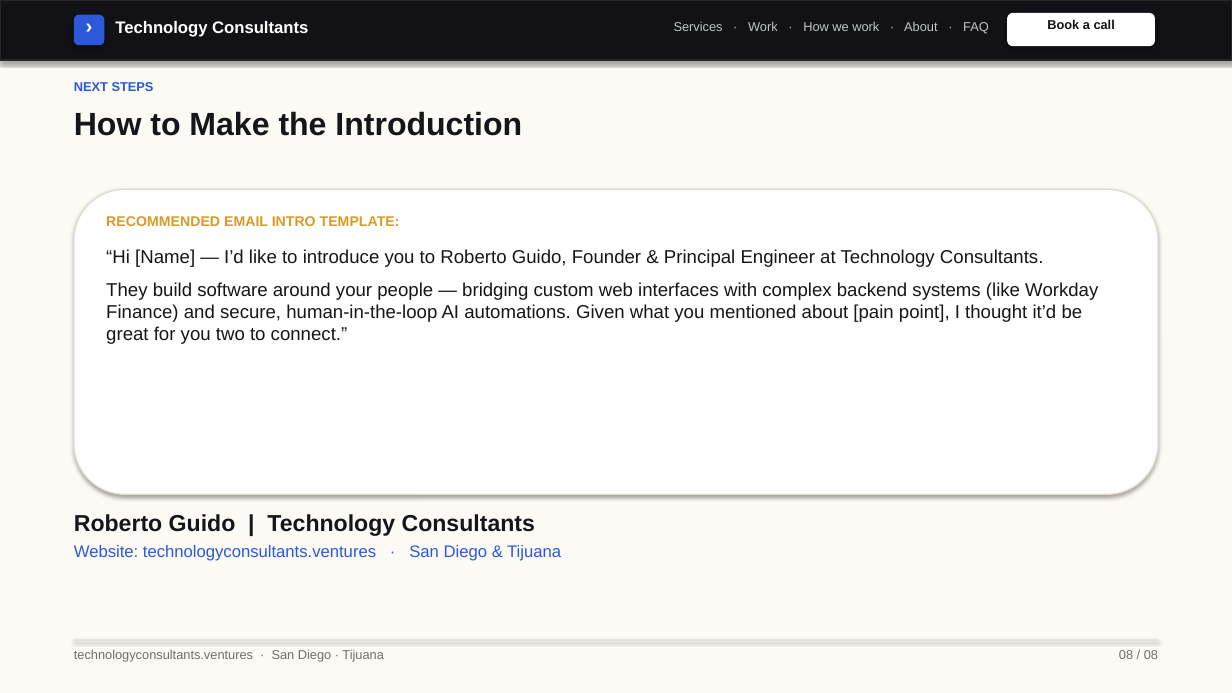
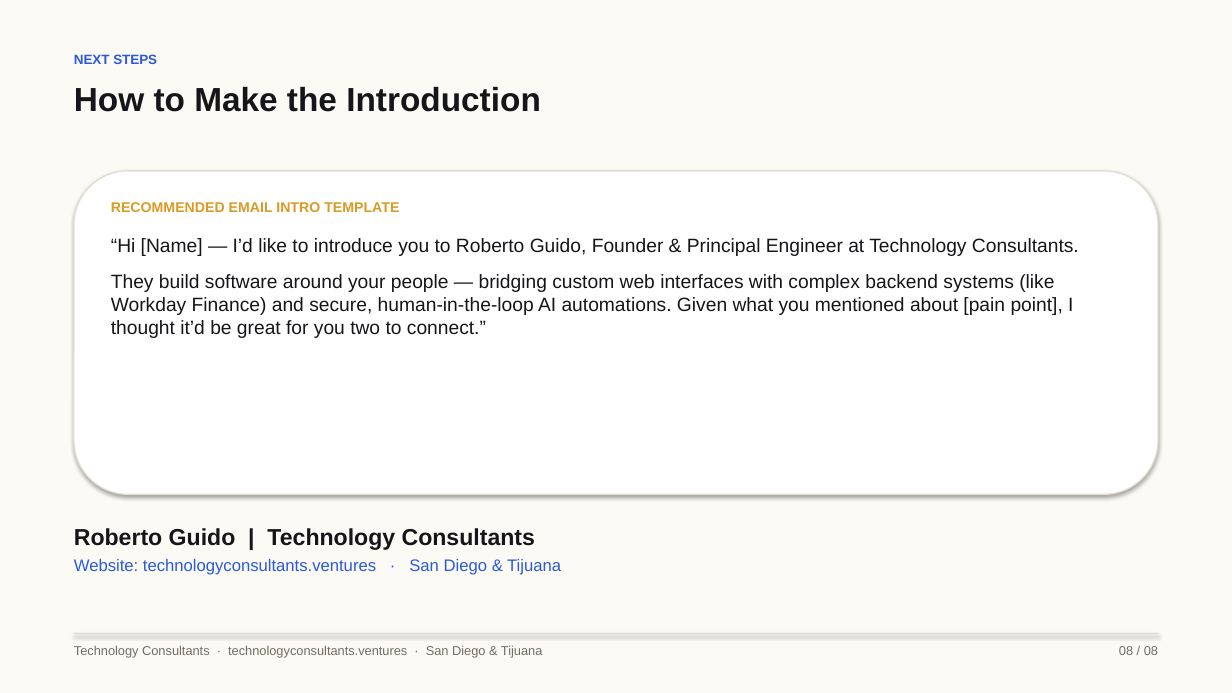
Before and after one commit to rguido198/TechnologyConsultantsVentures, a slide deck: slide 8 of Technology_Consultants_Who_to_Send_My_Way.pptx. Drawn at 1232x693 pixels with LibreOffice and Linux fonts; fonts in the diff are those of the drawing. Boxes give left, top, right and bottom in pixels: in the first picture for what was removed or moved away, otherwise in the second. Text is boxed around its words. In the diff, an @@ line names an element or a change of style, - is before the commit and + after.

Commit message:
Remove web navigation header bar from PPTX decks and fix slide vertical spacing, card proportions, and typography scale

```diff
--- a/Technology_Consultants_Who_to_Send_My_Way.pptx
+++ b/Technology_Consultants_Who_to_Send_My_Way.pptx
@@ rectangle removed at box(0, 0, 1232, 60) @@
@@ rounded rectangle removed at box(74, 15, 104, 45) @@
@@ text removed at box(74, 13, 104, 43) @@
-›
@@ text removed at box(115, 21, 308, 37) @@
-Technology Consultants
@@ text removed at box(674, 21, 989, 34) @@
-Services · Work · How we work · About · FAQ
@@ rounded rectangle removed at box(1007, 13, 1155, 46) @@
@@ text removed at box(1047, 19, 1115, 29) @@
-Book a call
@@ text "NEXT STEPS": place and size @@
-text "NEXT STEPS" at box(74, 82, 154, 91)
+text "NEXT STEPS" at box(74, 54, 157, 64)
@@ text "NEXT STEPS" at box(74, 54, 157, 64): size 10 to 10.5 pt @@
@@ text "How to Make the Introduction": place and size @@
-text "How to Make the Introduction" at box(74, 111, 522, 136)
+text "How to Make the Introduction" at box(74, 87, 541, 112)
@@ text "How to Make the Introduction" at box(74, 87, 541, 112): size 25 to 26 pt @@
@@ rounded rectangle: place and size @@
-rounded rectangle at box(74, 189, 1158, 494)
+rounded rectangle at box(74, 171, 1158, 494)
@@ text at box(111, 202, 399, 212): text changed @@
-RECOMMENDED EMAIL INTRO TEMPLATE:
+RECOMMENDED EMAIL INTRO TEMPLATE
@@ text "RECOMMENDED EMAIL INTRO TEMPLATE": place and size @@
-text "RECOMMENDED EMAIL INTRO TEMPLATE" at box(106, 216, 1098, 344)
+text "RECOMMENDED EMAIL INTRO TEMPLATE" at box(111, 202, 1079, 338)
@@ text at box(111, 238, 1079, 338): size 14.5 to 15 pt; more space between paragraphs @@
@@ text "Roberto Guido | Technology Consultants": place and size @@
-text "Roberto Guido | Technology Consultants" at box(74, 514, 561, 561)
+text "Roberto Guido | Technology Consultants" at box(74, 528, 561, 575)
@@ rectangle: place and size @@
-rectangle at box(74, 640, 1158, 640)
+rectangle at box(74, 633, 1158, 634)
@@ text at box(74, 645, 542, 657): text changed @@
-technologyconsultants.ventures · San Diego · Tijuana
+Technology Consultants · technologyconsultants.ventures · San Diego & Tijuana
@@ text "08 / 08": place and size @@
-text "08 / 08" at box(1119, 650, 1158, 659)
+text "08 / 08" at box(1119, 646, 1158, 655)
```
Also in this commit, not shown: 7 other slides changed, 1 other file.
